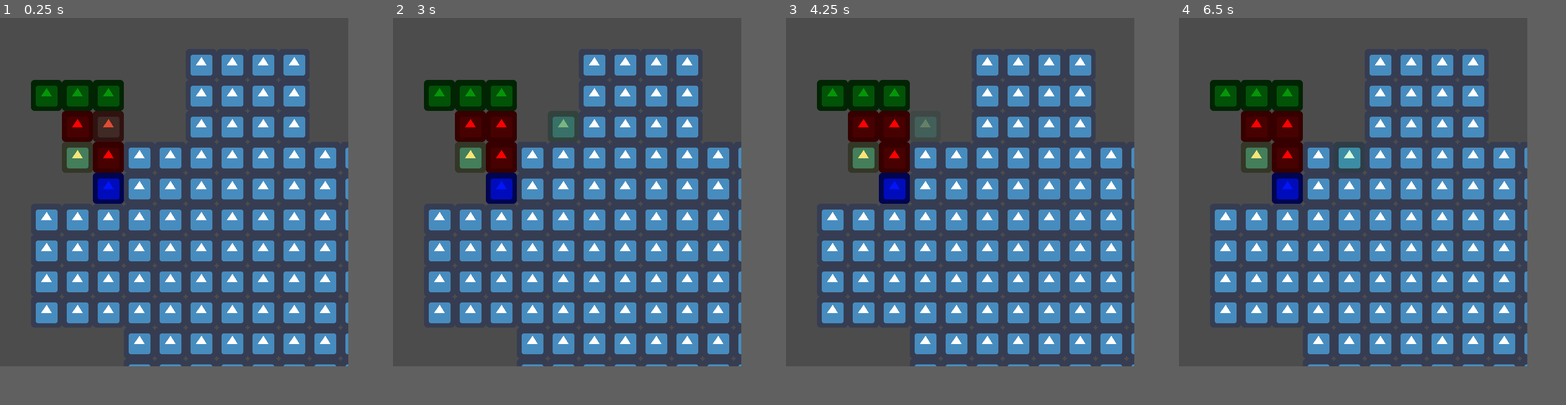
Above: before the commit, frames 1-4 (left to right).
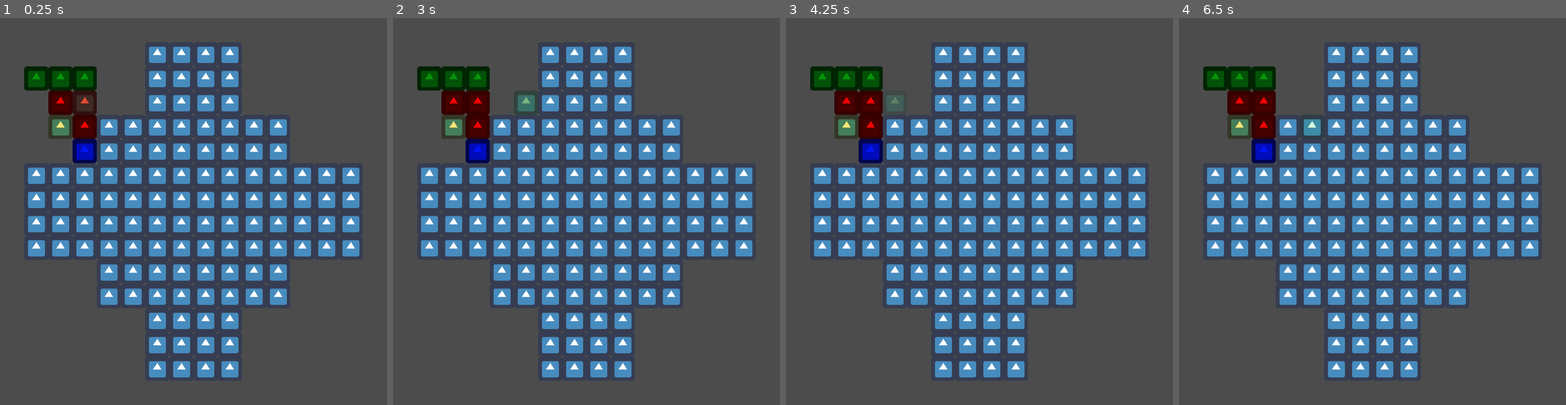
Above: after the commit, the same moments.

Repository: amckendry2/sokoban-cargo
Game: Godot game, scene res://Scenes/Docks.tscn
The game is run twice, just before and just after one commit, with the same random seed, the same clock (stepped at 60 frames per second) and the same inputs. The engine's default icon, where the game draws it, is replaced by a stand-in: a white triangle on a blue panel in a dark square.
Inputs:
- Up to frame 1 (0.25 s): no input
- Up to frame 2 (3 s): tap Enter at 0.5, 2 s; hold D (move_right) 0.53-1.28 s; tap Space (select_block) at 0.6, 1.25, 1.35, 2.1, 2.75, 2.85 s; hold S (move_down) 1.28-2.03 s; hold D (move_right) 2.03-2.78 s; hold W (move_up) from 2.78 s (still down)
- Up to frame 3 (4.25 s): tap Enter at 3.5 s; release W (move_up) at 3.53 s; hold A (move_left) from 3.53 s (still down); tap Space (select_block) at 3.6 s
- Up to frame 4 (6.5 s): tap Space (select_block) at 4.25, 4.35, 5.1, 5.85 s; release A (move_left) at 5.03 s; hold S (move_down) 5.03-5.78 s; hold D (move_right) from 5.78 s (still down)
In our replay, the window is 720x720 before the commit and 800x800 after it. These sizes can differ from the game's own. Grey fills any space a smaller window leaves; there, only what the larger window draws over its background counts as a difference.

The runs differ from the first frame. In frame 1, 34% of the frame differs, in the area x 6-93%, y 7-93%; in frame 2, 34%; in frame 3, 34%; in frame 4, 34%.

Commit message:
Window and viewport settings

Diff:
--- a/project.godot
+++ b/project.godot
@@ -16,9 +16,10 @@
 
 [display]
 
-window/size/width=720
-window/size/height=720
+window/size/height=1024
 window/size/resizable=false
+window/stretch/mode="viewport"
+window/stretch/aspect="keep"
 
 [global]
 
